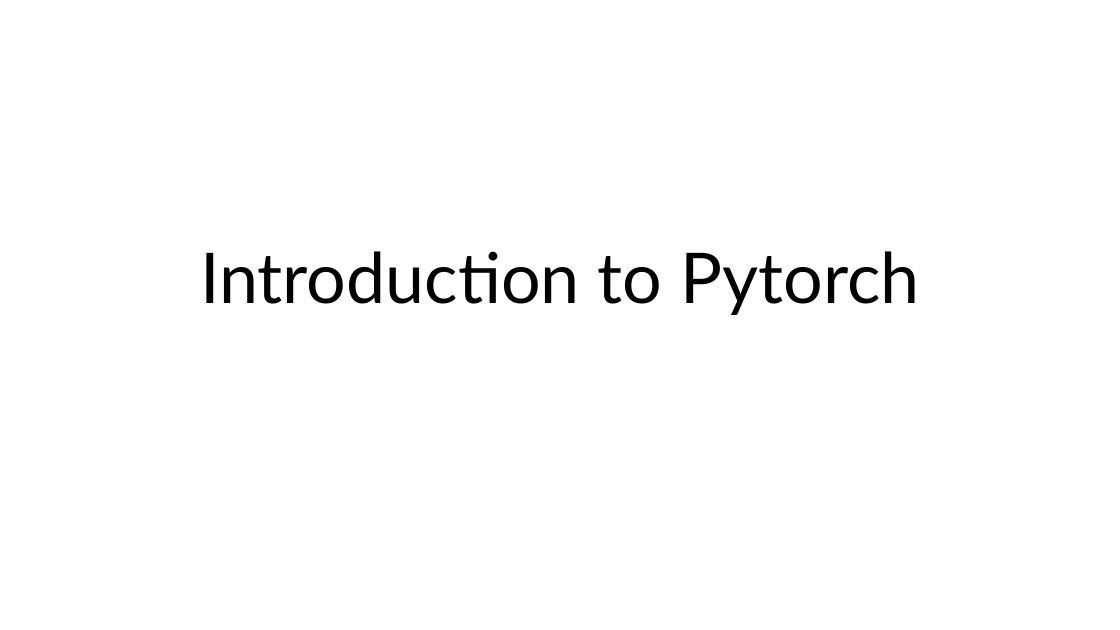
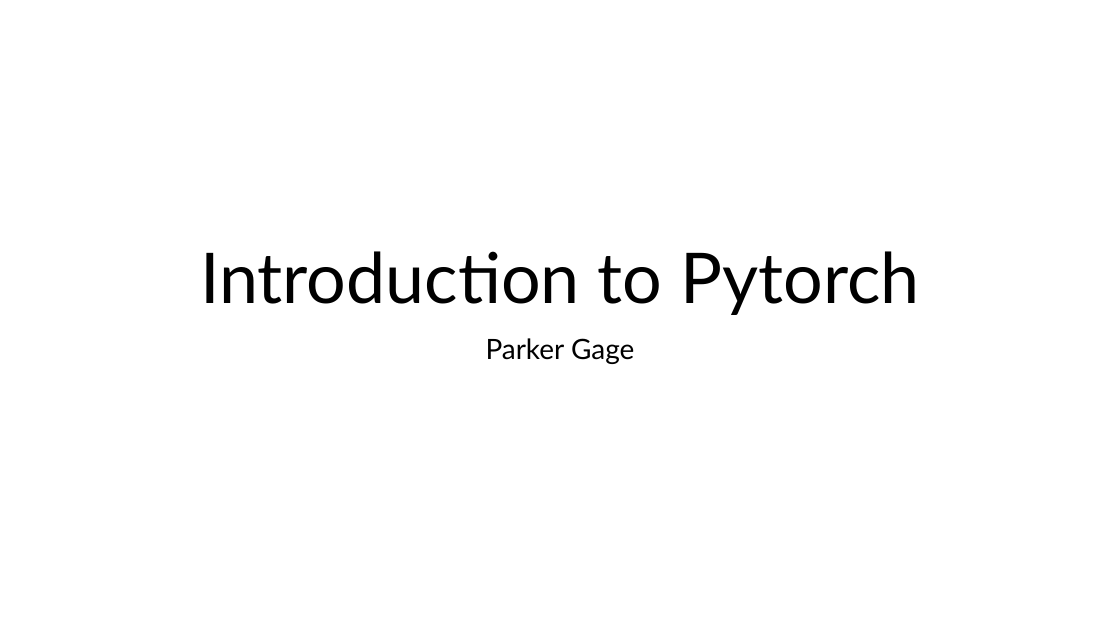
Before and after one commit to Parker2025/Pytorch, a slide deck: slide 1 of Introduction to Pytorch.pptx. Drawn at 1120x630 pixels with LibreOffice and Linux fonts; fonts in the diff are those of the drawing. Boxes give left, top, right and bottom in pixels: in the first picture for what was removed or moved away, otherwise in the second. Text is boxed around its words. In the diff, an @@ line names an element or a change of style, - is before the commit and + after.

```diff
--- a/Introduction to Pytorch.pptx
+++ b/Introduction to Pytorch.pptx
@@ subtitle added at [486, 338, 634, 364], 24 pt, text #000000 @@
+Parker Gage
```
Also in this commit, not shown: 4 other slides changed, 8 slides added, 1 slide removed, 7 other files.
